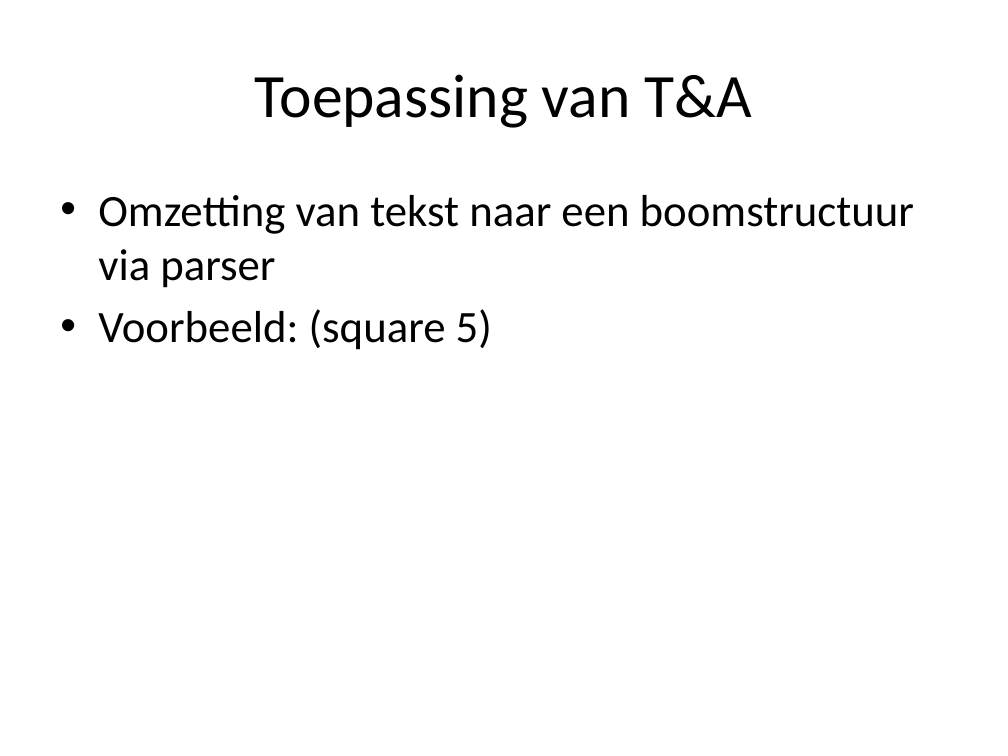
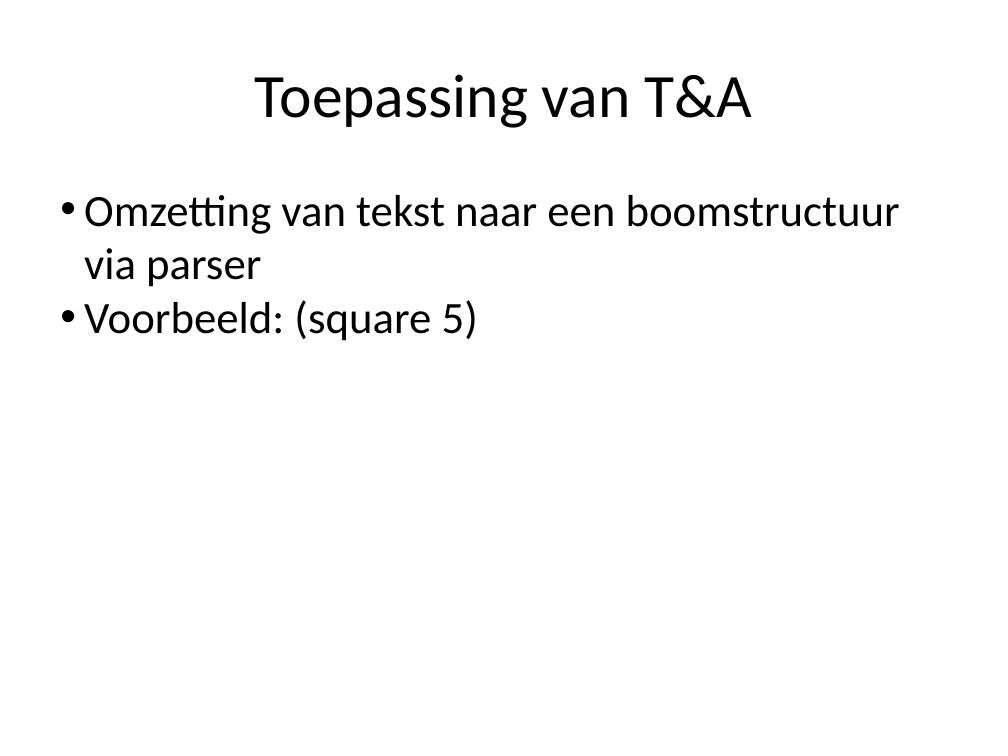
Before and after one commit to desmetr/SchemeInterpreter, a slide deck: slide 5 of Scheme Interpreter.pptx. Drawn at 1008x756 pixels with LibreOffice and Linux fonts; fonts in the diff are those of the drawing. Boxes give left, top, right and bottom in pixels: in the first picture for what was removed or moved away, otherwise in the second. Text is boxed around its words. In the diff, an @@ line names an element or a change of style, - is before the commit and + after.

```diff
--- a/Scheme Interpreter.pptx
+++ b/Scheme Interpreter.pptx
@@ text "Omzetting van tekst naar een ..." at (84,195,900,341): indent changed; less space between paragraphs @@
```
Also in this commit, not shown: 6 other slides changed, 1 other file.
